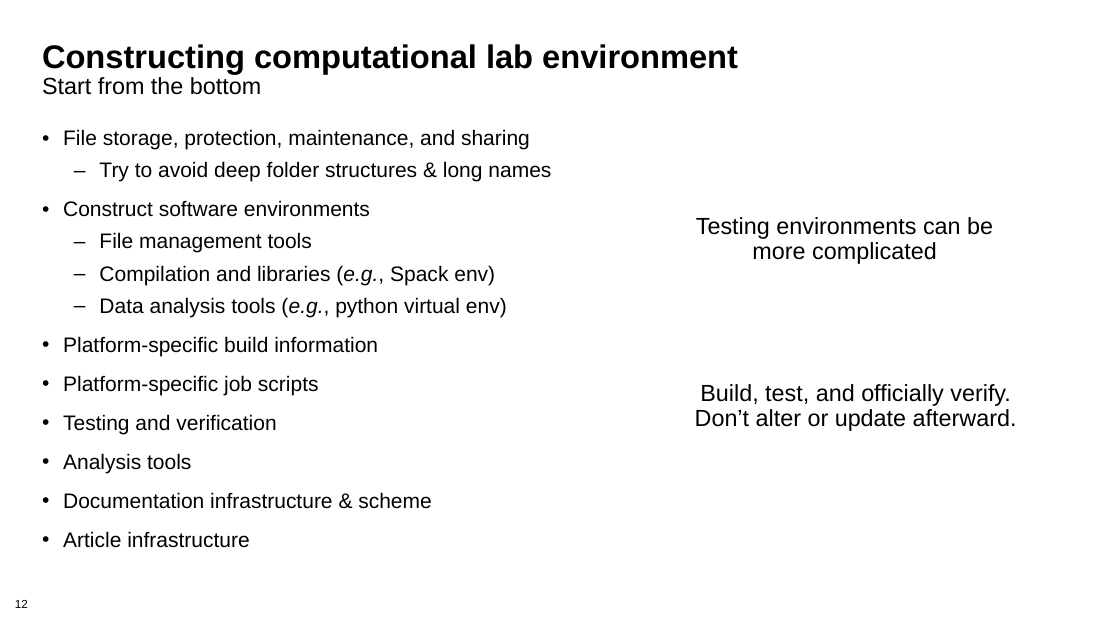
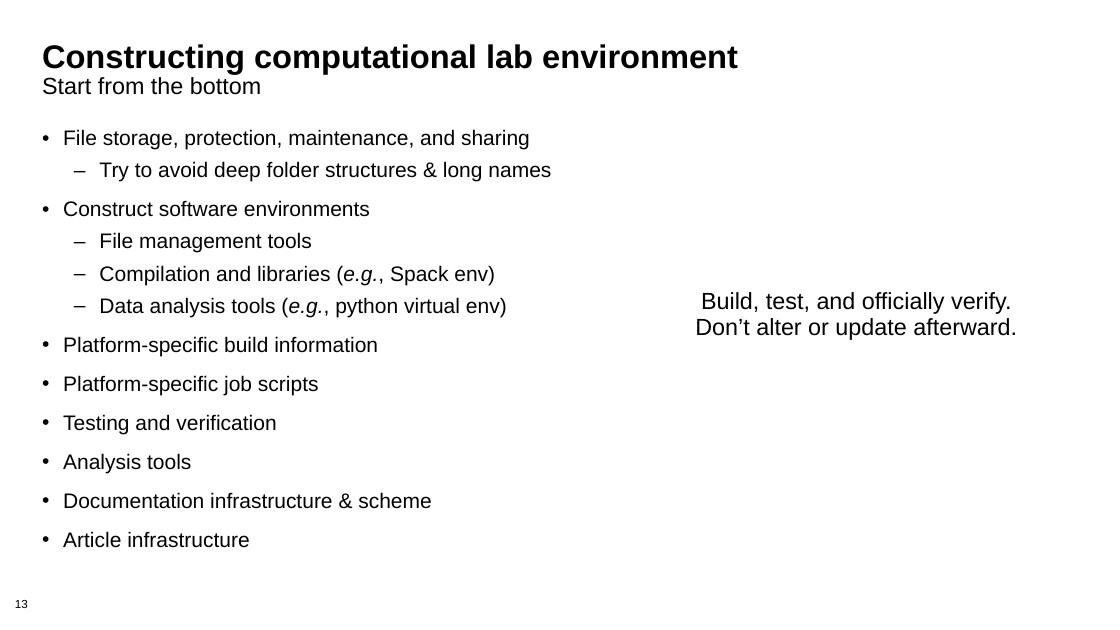
Before and after one commit to bssw-tutorial/presentations, a slide deck: slide 13 of computational-expts.pptx (slide 12 before the commit). Drawn at 1120x630 pixels with LibreOffice and Linux fonts; fonts in the diff are those of the drawing; background and template pictures are left out. Boxes give left, top, right and bottom in pixels: in the first picture for what was removed or moved away, otherwise in the second. Text is boxed around its words. In the diff, an @@ line names an element or a change of style, - is before the commit and + after.

```diff
--- a/computational-expts.pptx
+++ b/computational-expts.pptx
@@ text removed at <box>696,217,993,264</box> @@
-Testing environments can be
-more complicated
@@ text "Build, test, and officially verify.": place and size @@
-text "Build, test, and officially verify." at <box>695,384,1017,431</box>
+text "Build, test, and officially verify." at <box>695,292,1017,340</box>
@@ page number at <box>15,600,28,608</box>: text changed @@
-12
+13
```
Also in this commit, not shown: 12 other slides changed, 3 slides added, 2 slides removed.
